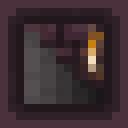
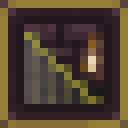
Two versions of the same layered image (128x128). Layer-by-layer changes:
added layer "Layer 3" (46%) above "Layer 2" over [0, 0, 128, 128]
painted on "Layer 2" over [80, 24, 104, 72]
